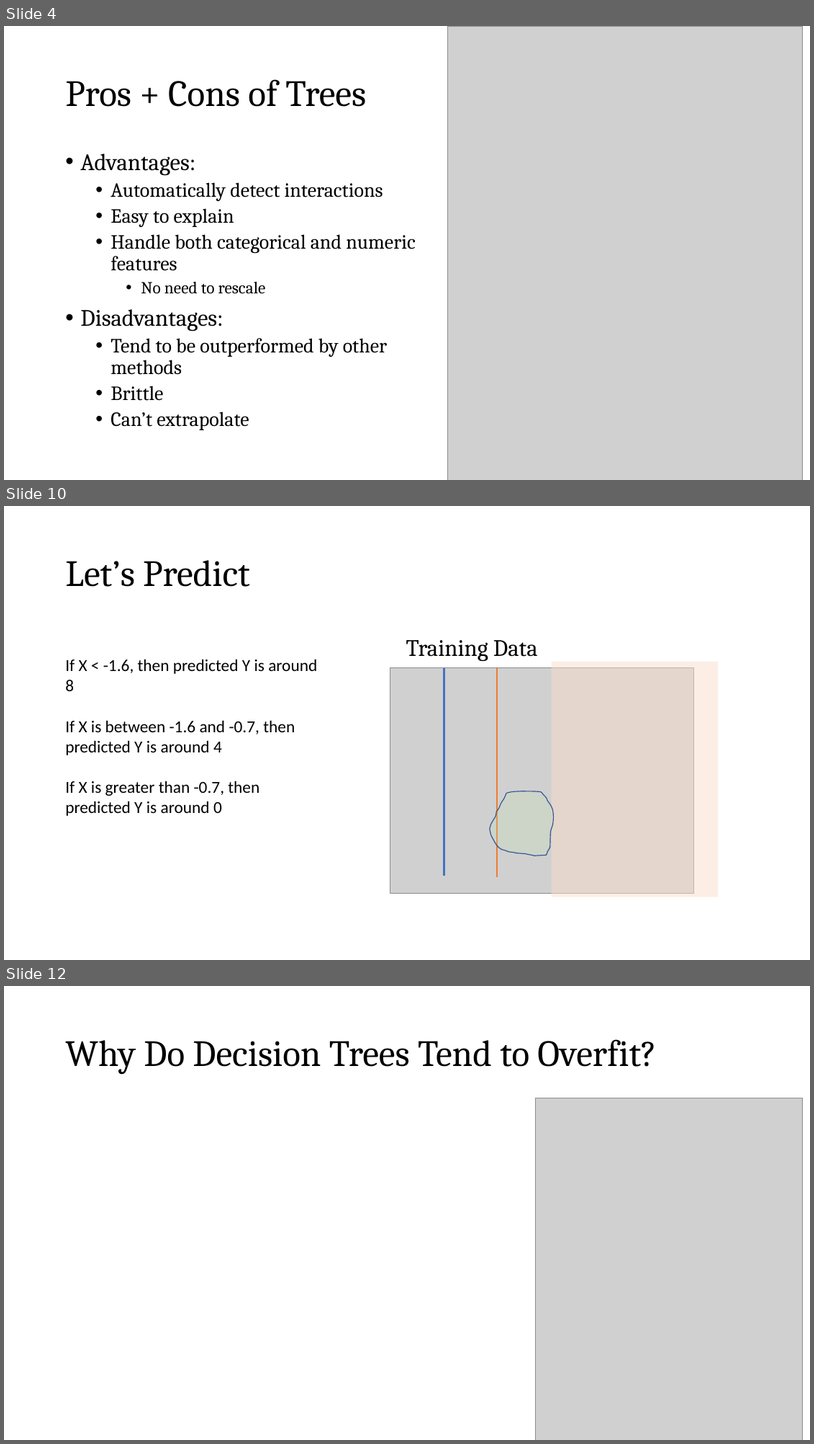
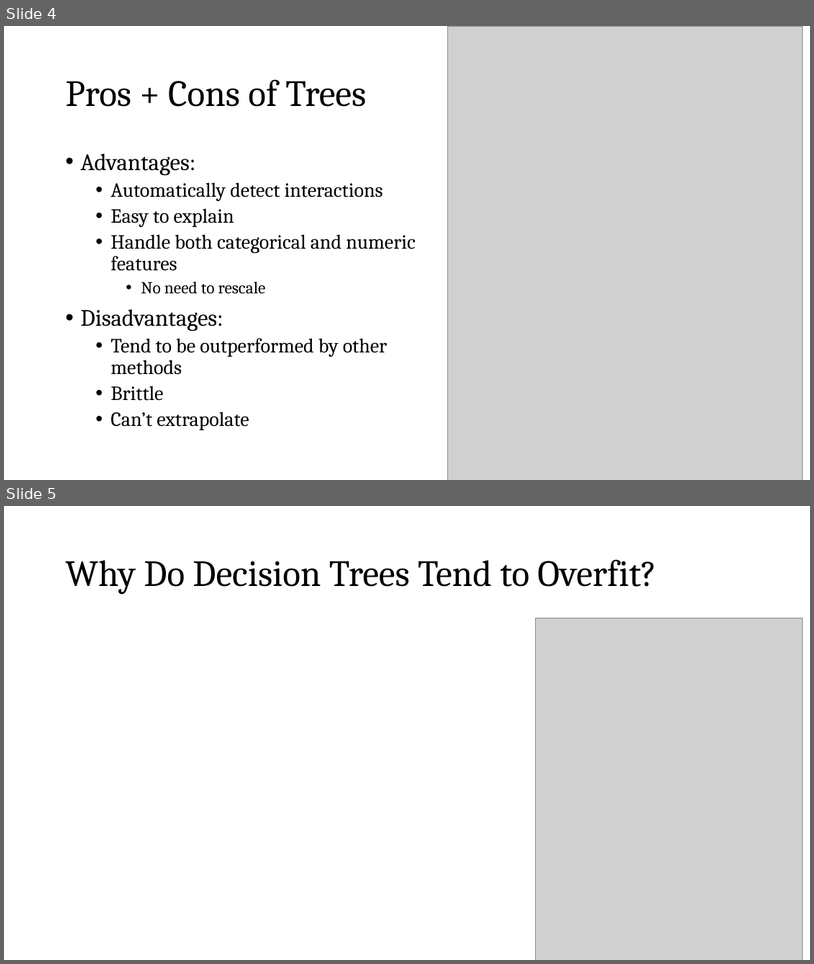
Before and after one commit to zjelveh/zjelveh.github.io, a slide deck: files/inst414_spring2026/lectures/lecture_9a_RF.pptx. Shown one above the other, each under a label of ours: slides 4, 10 and 12 before the commit, slides 4 and 5 after it; the slides between them are not shown. The pictures are 814x1444 and 814x964 pixels, drawn with LibreOffice and Linux fonts; fonts in the diff are those of the drawing; grey boxes stand for pictures. Boxes give left, top, right and bottom in pixels: in the first picture for what was removed or moved away, otherwise in the second. Text is boxed around its words. In the diff, an @@ line names an element or a change of style, - is before the commit and + after.

```diff
--- a/files/inst414_spring2026/lectures/lecture_9a_RF.pptx
+++ b/files/inst414_spring2026/lectures/lecture_9a_RF.pptx
@@ slide 10 removed at (4,506,810,960), background #FFFFFF @@
@@ title removed at (65,560,250,587) @@
-Let’s Predict
@@ text removed at (406,640,538,661) @@
-Training Data
@@ text removed at (65,659,317,816) @@
-If X < -1.6, then predicted Y is around 8
-If X is between -1.6 and -0.7, then predicted Y is around 4
-If X is greater than -0.7, then predicted Y is around 0
@@ picture removed at (390,668,694,893) @@
@@ line removed from (445, 875) to (445, 668) @@
@@ line removed from (498, 877) to (498, 668) @@
@@ rectangle removed at (552,662,719,897) @@
@@ freeform shape removed at (490,791,554,856) @@
@@ what was slide 12 is now slide 5 @@
```
Also in this commit, not shown: 2 slides changed, 8 other slides removed, 2 other files.
